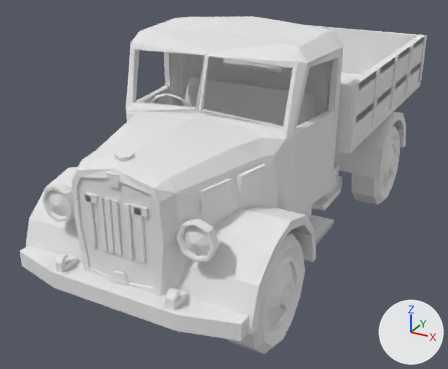
The glTF model web/public/pezzi/sicily_italian_motorized_inf_0.glb: old version first, new version second.
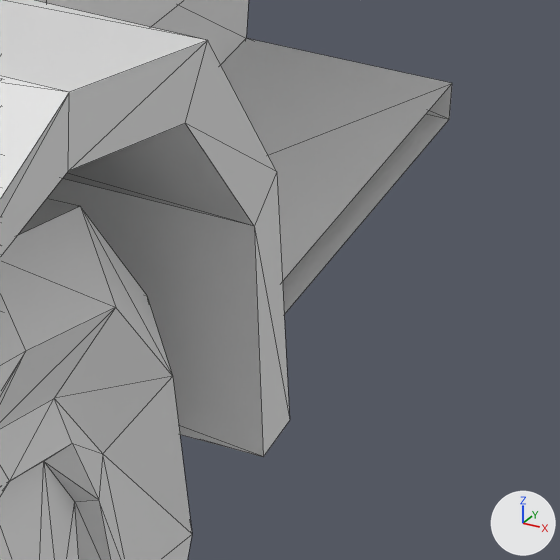
Each version appears first whole from a 50 mm camera at (0.504, -1.08, 0.619) aimed at (-0.047, -0.079, 0.119), and next in a close-up on the part from 63% to 77% of the width and 57% to 74% of the height. Every picture has the same lights, and +X, +Y and +Z are marked at lower right. The first two pictures are the older version. The close-ups show mesh edges as thin lines. Vertices at exactly the same position are counted once.

Objects in the first close-up: 'sicily_italian_motorized_inf.glb'.
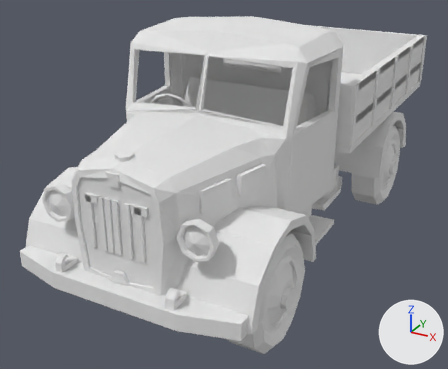
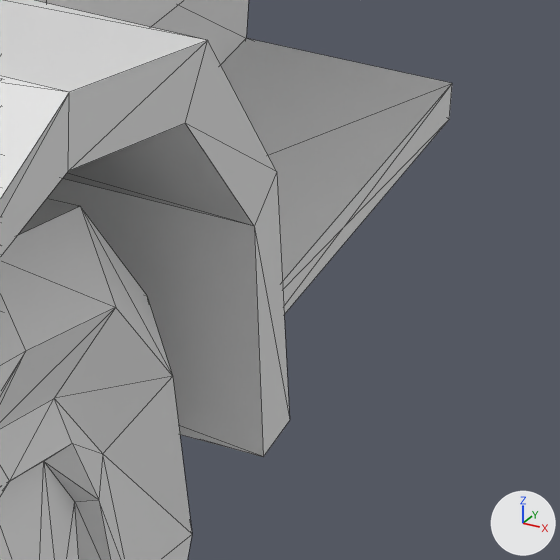
Edits to the scene script, one JSON object a line:
```json
{"block": "me_sicily_italian_motorized_inf_glb", "where": "# used by ob_sicily_italian_motorized_inf_glb; location = (0.0, 0.0, 0.0)"}
{"op": "remove", "block": "me_sicily_italian_motorized_inf_glb", "code": "me_sicily_italian_motorized_inf_glb.from_pydata(...)  # 1637 vertices, 3007 faces; spans x -0.215..0.215, y -0.506..0.506, z 0.0..0.45"}
{"op": "add", "block": "me_sicily_italian_motorized_inf_glb", "code": "me_sicily_italian_motorized_inf_glb.from_pydata(...)  # 1640 vertices, 3040 faces; spans x -0.215..0.215, y -0.506..0.506, z 0.0..0.45"}
{"block": "me_sicily_italian_motorized_inf_glb", "change": "me_sicily_italian_motorized_inf_glb part 1"}
{"block": "me_sicily_italian_motorized_inf_glb", "change": "3 vertices are added at (0.017, 0.239, 0.155), (0.192, -0.157, 0.101), (0.01, 0.038, 0.175)"}
{"block": "me_sicily_italian_motorized_inf_glb", "change": "33 new faces join them"}
```

What differs and where, as boxes (x1, y1, x2, y2) in the close-ups (560 x 560 px):
```json
{"part": 1, "of": "me_sicily_italian_motorized_inf_glb", "change": "added", "after": [282, 84, 452, 314]}
```
